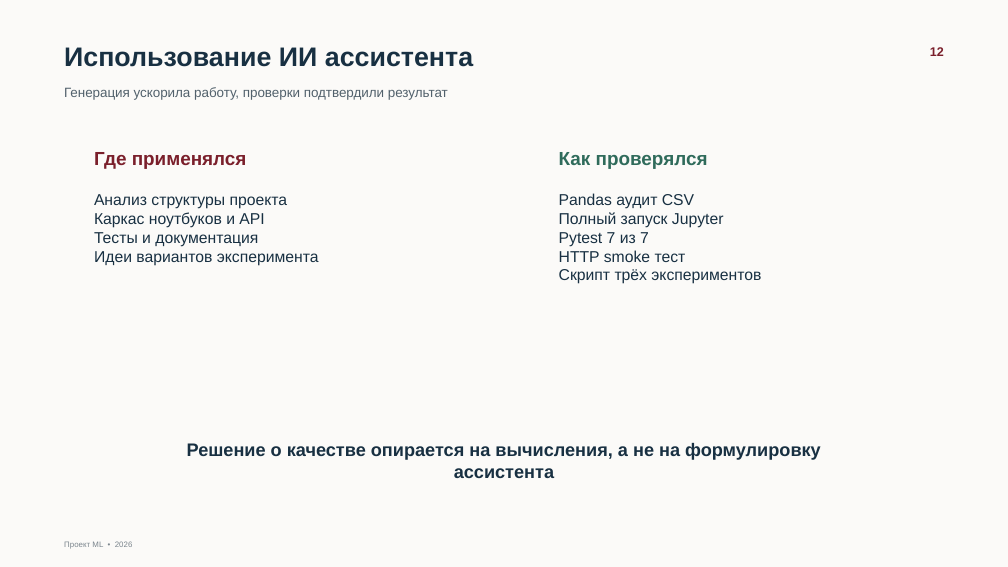
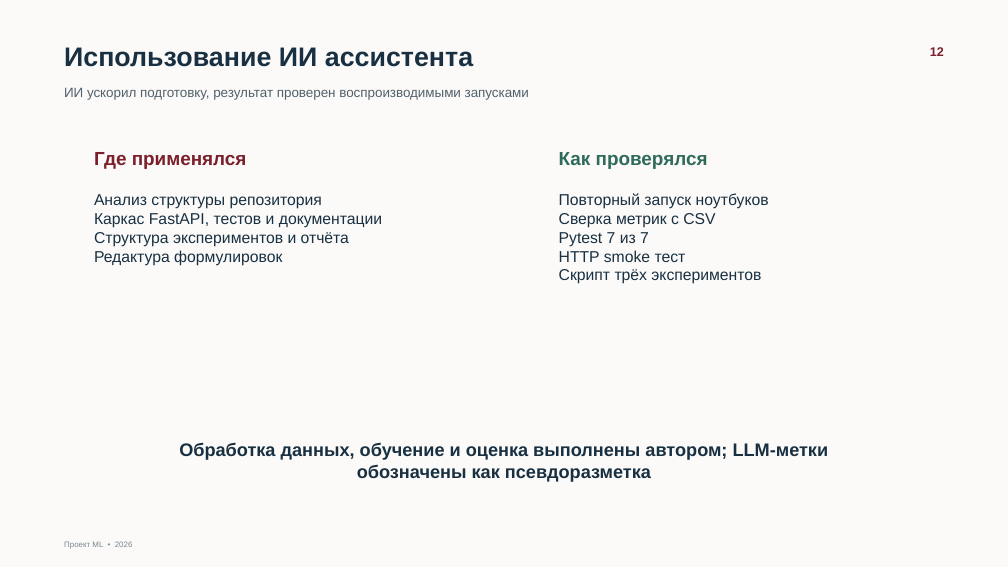
Before and after one commit to Daniil-fprog/netology_automatic_determination_wine_characteristics, a slide deck: slide 12 of presentations/wine_characteristics_defense_final.pptx. Drawn at 1008x567 pixels with LibreOffice and Linux fonts; fonts in the diff are those of the drawing. Boxes give left, top, right and bottom in pixels: in the first picture for what was removed or moved away, otherwise in the second. Text is boxed around its words. In the diff, an @@ line names an element or a change of style, - is before the commit and + after.

```diff
--- a/presentations/wine_characteristics_defense_final.pptx
+++ b/presentations/wine_characteristics_defense_final.pptx
@@ text at [64,87,529,100]: text changed @@
-Генерация ускорила работу, проверки подтвердили результат
+ИИ ускорил подготовку, результат проверен воспроизводимыми запусками
@@ text at [94,194,382,266]: text changed @@
-Анализ структуры проекта
-Каркас ноутбуков и API
-Тесты и документация
-Идеи вариантов эксперимента
+Анализ структуры репозитория
+Каркас FastAPI, тестов и документации
+Структура экспериментов и отчёта
+Редактура формулировок
@@ text at [559,193,769,228]: text changed @@
-Pandas аудит CSV
-Полный запуск Jupyter
+Повторный запуск ноутбуков
+Сверка метрик с CSV
@@ text at [179,442,829,482]: text changed @@
-Решение о качестве опирается на вычисления, а не на формулировку ассистента
+Обработка данных, обучение и оценка выполнены автором; LLM-метки обозначены как псевдоразметка
```
Also in this commit, not shown: 6 other slides changed, 10 other files.
